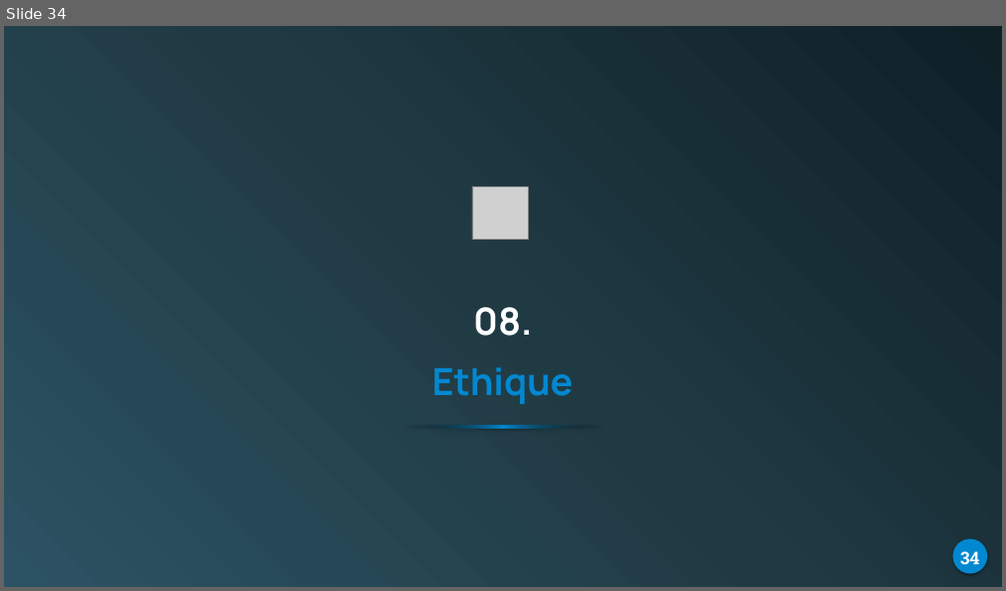
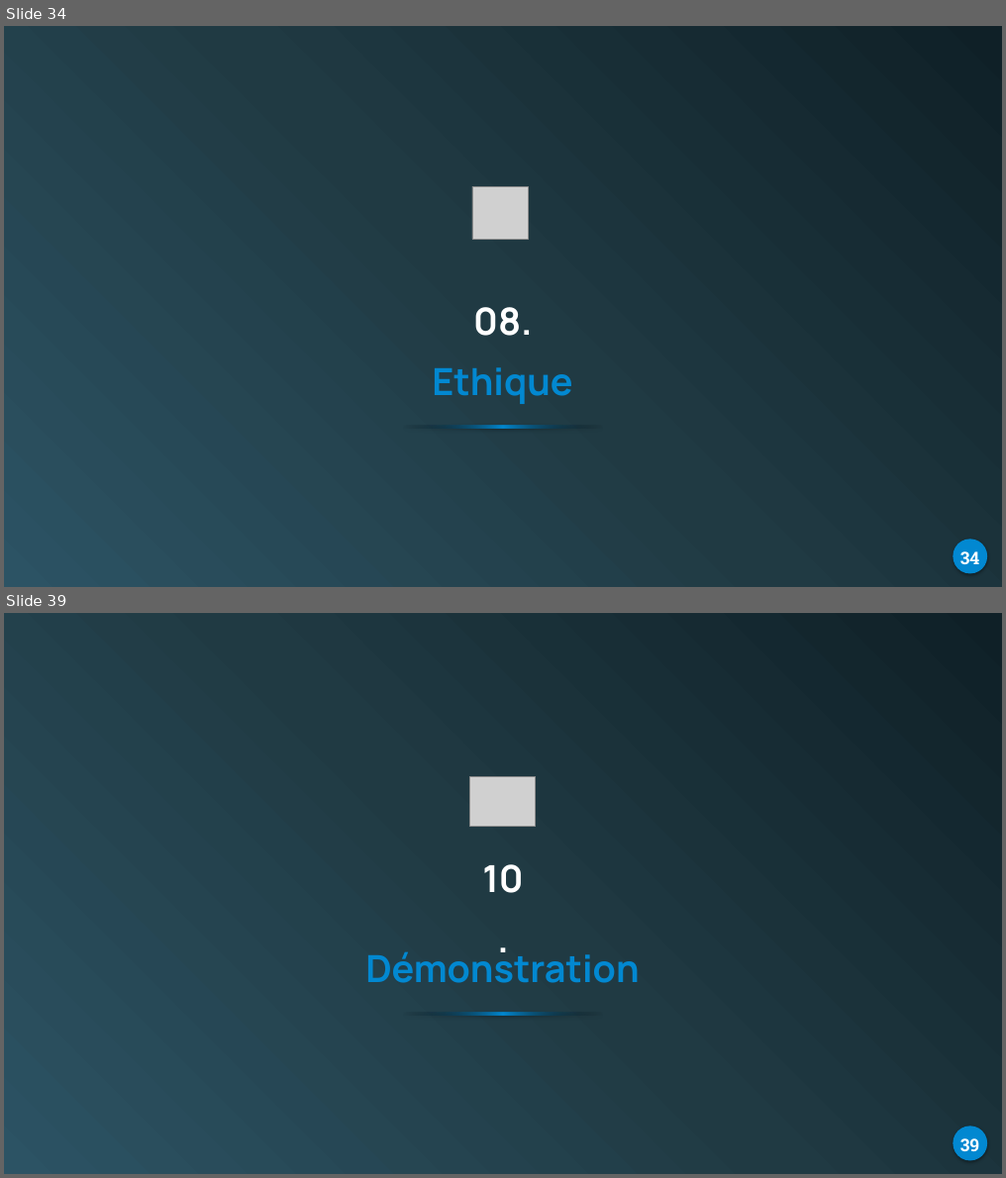
Before and after one commit to AirG213/humanforyou-attrition-ml, a slide deck: reports/presentation/humanforyou-attrition.pptx. Shown one above the other, each under a label of ours: slide 34 before the commit, slides 34 and 39 after it; the slides between them are not shown. The pictures are 1006x591 and 1006x1178 pixels, drawn with LibreOffice and Linux fonts; fonts in the diff are those of the drawing; grey boxes stand for pictures. Boxes give left, top, right and bottom in pixels: in the first picture for what was removed or moved away, otherwise in the second. Text is boxed around its words. In the diff, an @@ line names an element or a change of style, - is before the commit and + after.

```diff
--- a/reports/presentation/humanforyou-attrition.pptx
+++ b/reports/presentation/humanforyou-attrition.pptx
@@ slide 39 added at [4, 613, 1002, 1174], background gradient #0F2027 to #203A43 to #2C5364 @@
@@ picture added at [469, 777, 536, 827] @@
@@ text added at [482, 864, 523, 893], 35.9 pt, text #FFFFFF, bold @@
+10.
@@ text added at [365, 948, 639, 983], 36 pt, text #0288D1, bold @@
+Démonstration
@@ rectangle added at [403, 1012, 603, 1015], fill gradient #000000 to #0288D1 @@
@@ rounded rectangle added at [953, 1127, 988, 1161], fill #0288D1 @@
@@ text added at [960, 1139, 979, 1152], 16.7 pt, text #FFFFFF, bold @@
+39
```
Also in this commit, not shown: 7 slides changed, 1 slide removed, 1 other file.
